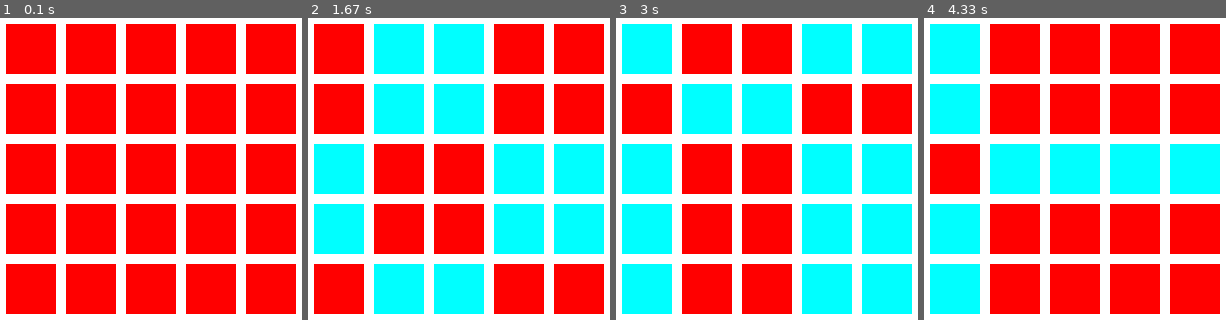
Above: before the commit, frames 1-4 (left to right).
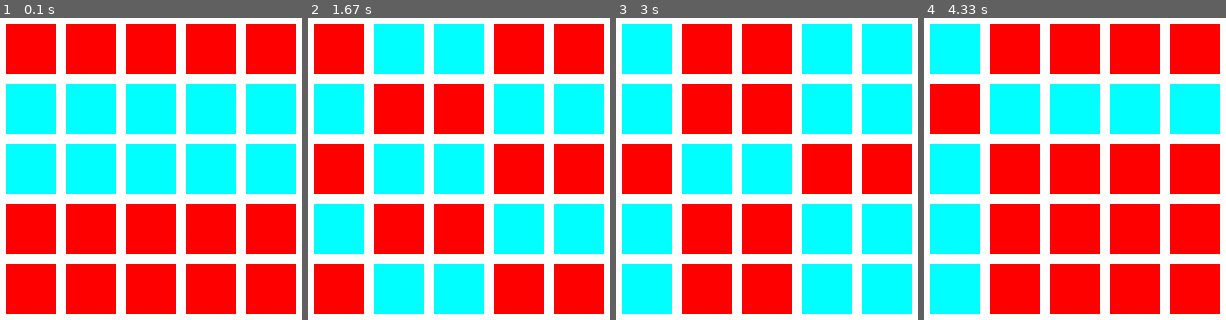
Above: after the commit, the same moments.

Repository: centipeda/pygame-shockwave
Game: pygame game, started from shockgame.py
Same seed, same stepped clock (60 frames per second), same inputs: the game is played once before the commit and once after it. The source is Python 2; it was converted automatically to run under Python 3.
Inputs (mouse positions are in pixels of both pictures, inside the frame that each line leads up to):
- Up to frame 1 (0.1 s): no input
- Up to frame 2 (1.67 s): click (462, 172) at 0.38 s; click (579, 244) at 0.72 s; click (567, 105) at 1.05 s; click (398, 108) at 1.38 s
- Up to frame 3 (3 s): click (821, 277) at 1.72 s; press the mouse at (887, 48) at 2.03 s; move the mouse to (854, 39) at 2.13 s; release the mouse at (824, 27) at 2.27 s; click (884, 96) at 2.38 s; click (872, 108) at 2.72 s
- Up to frame 4 (4.33 s): press the mouse at (1075, 229) at 3.03 s; move the mouse to (1111, 178) at 3.13 s; release the mouse at (1150, 129) at 3.27 s; click (1168, 129) at 3.38 s; press the mouse at (1195, 169) at 3.7 s; move the mouse to (1096, 175) at 3.8 s; release the mouse at (996, 184) at 3.93 s; press the mouse at (1014, 48) at 4.03 s; move the mouse to (1017, 75) at 4.13 s; release the mouse at (1023, 99) at 4.27 s

The runs differ from the first frame. In frame 1, 27% of the frame differs, in the area x 1-99%, y 21-59%; in frame 2, 27%; in frame 3, 27%; in frame 4, 27%.

Commit message:
Added tile randomization.

Diff:
--- a/shockgame.py
+++ b/shockgame.py
@@ -13,6 +13,9 @@
 mainGrid = create_grid(GRIDSIZE,GRIDSIZE)
 assign_rects(mainGrid.grid)
 draw_grid(mainGrid.grid,SCREEN)
+
+# randomize game grid
+mainGrid.randomize_tiles()
 
 while True: # main loop
     clickCoords = None
--- a/shockobjs.py
+++ b/shockobjs.py
@@ -1,6 +1,10 @@
 """Shockwave is a simple game that is based on flipping tiles in a square grid."""
 
-import pygame,sys
+import sys
+import random
+
+import pygame
+
 
 DEFTILECOLOR = (255,0,0)
 FLIPTILECOLOR = (0,255,255)
@@ -47,6 +51,12 @@
         for row in self.grid:
             self.flip_tile(row[column])
 
+    def randomize_tiles(self):
+        for row in self.grid:
+            for tile in row:
+                if random.randint(0,1) == 1:
+                    self.flip_row(tile.gridrow)
+                    self.flip_column(tile.gridcol)
 
 def create_grid(width,height):
     # Creates multidimensional array of Tile objects.
@@ -84,6 +94,5 @@
     for row in grid.grid:
         for tile in row:
             if tile.rect.collidepoint(coords[0],coords[1]):
-                print tile
                 return tile
     return False
